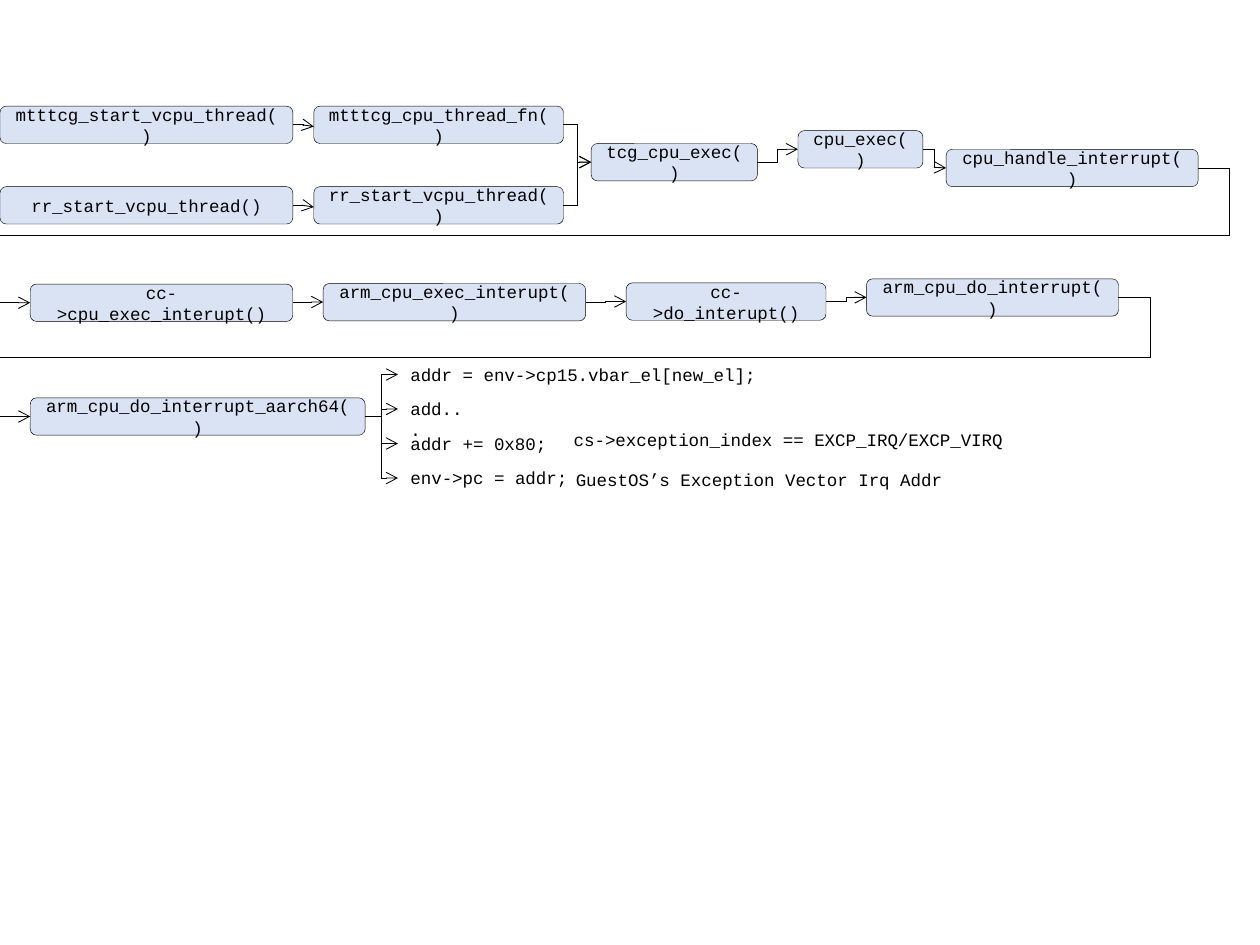
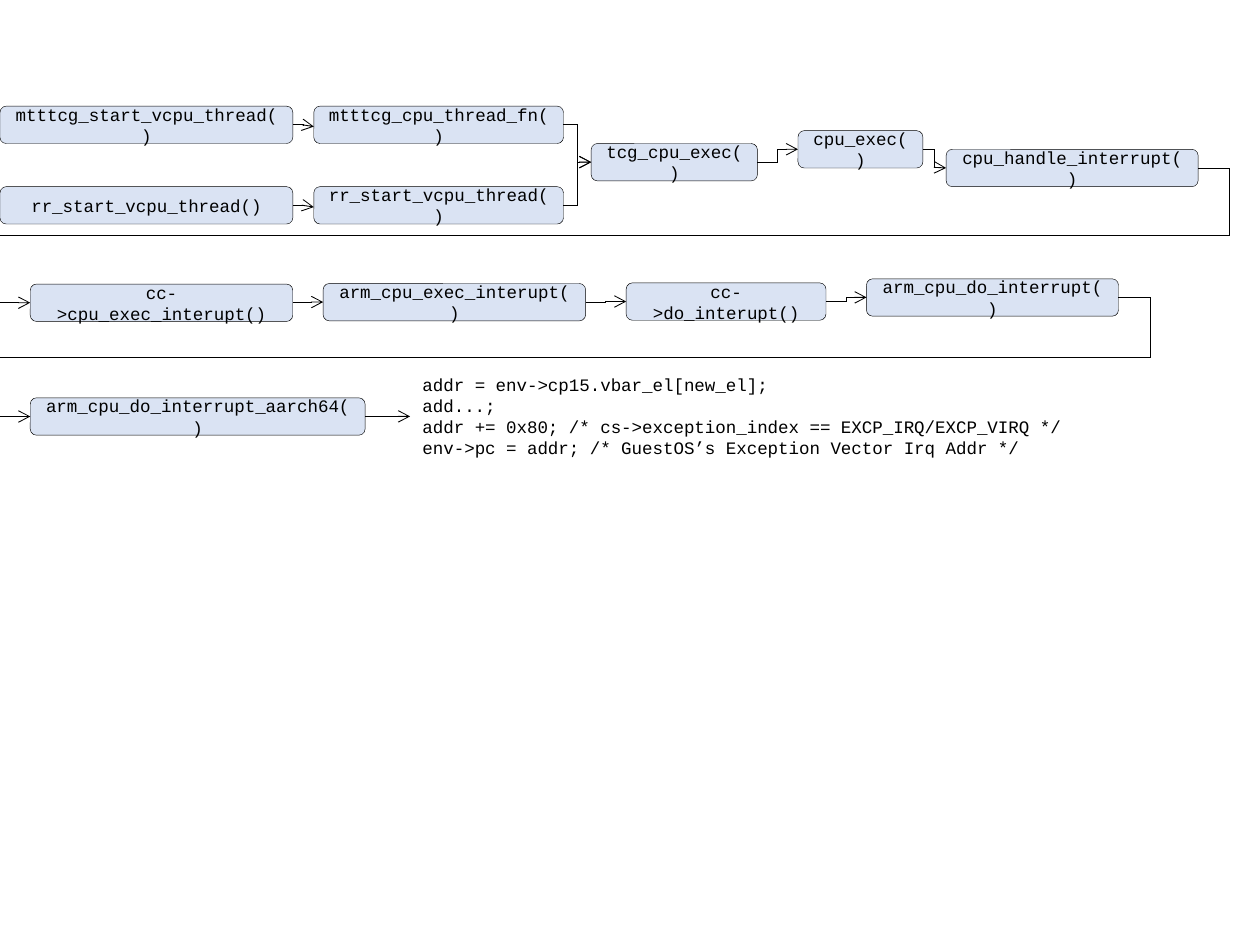
Before and after one commit to movetobe/xxx, a slide deck: slide 50 of xxx.pptx. Drawn at 1260x945 pixels with LibreOffice and Linux fonts; fonts in the diff are those of the drawing. Boxes give left, top, right and bottom in pixels: in the first picture for what was removed or moved away, otherwise in the second. Text is boxed around its words. In the diff, an @@ line names an element or a change of style, - is before the commit and + after.

```diff
--- a/xxx.pptx
+++ b/xxx.pptx
@@ text "addr = env->cp15.vbar_el[new_el];": place and size @@
-text "addr = env->cp15.vbar_el[new_el];" at box(410, 369, 756, 385)
+text "addr = env->cp15.vbar_el[new_el];" at box(422, 379, 1029, 458)
@@ elbow arrow moved from (365, 417) - (398, 374) to (365, 417) - (410, 417) @@
@@ elbow arrow removed from (365, 417) to (398, 410) @@
@@ elbow arrow removed from (365, 417) to (398, 444) @@
@@ elbow arrow removed from (365, 417) to (398, 478) @@
@@ text removed at box(410, 403, 462, 416) @@
-add...
@@ text at box(422, 400, 1029, 458): paragraphs added @@
+add...;
+addr += 0x80; /* cs->exception_index == EXCP_IRQ/EXCP_VIRQ */
+env->pc = addr; /* GuestOS’s Exception Vector Irq Addr */
@@ text removed at box(410, 438, 546, 453) @@
-addr += 0x80;
@@ text removed at box(574, 433, 1002, 450) @@
-cs->exception_index == EXCP_IRQ/EXCP_VIRQ
@@ text removed at box(410, 472, 567, 488) @@
-env->pc = addr;
@@ text removed at box(576, 474, 942, 490) @@
-GuestOS’s Exception Vector Irq Addr
```
Also in this commit, not shown: 1 other slide changed, 3 slides added, 1 other file.
